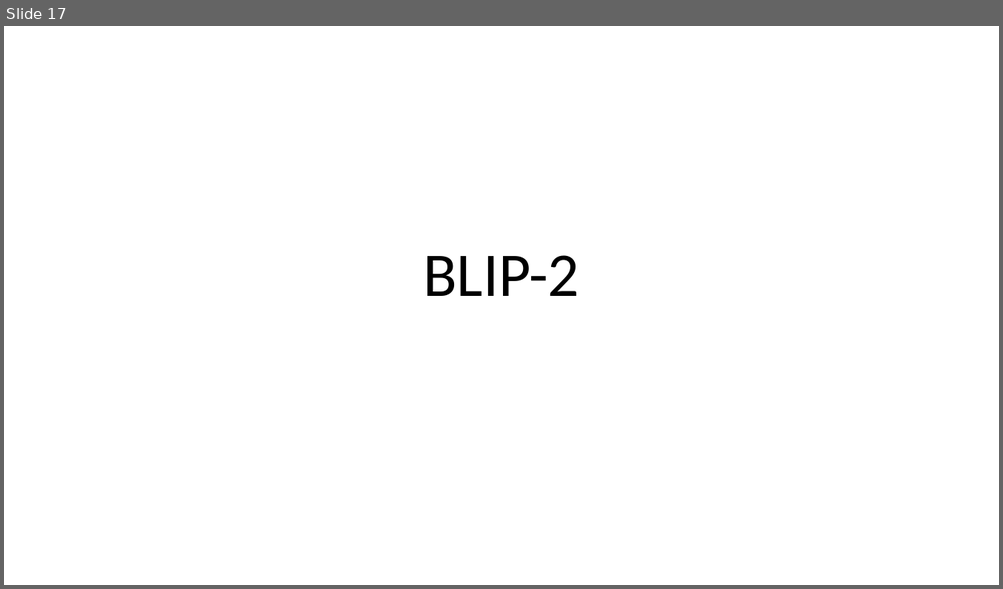
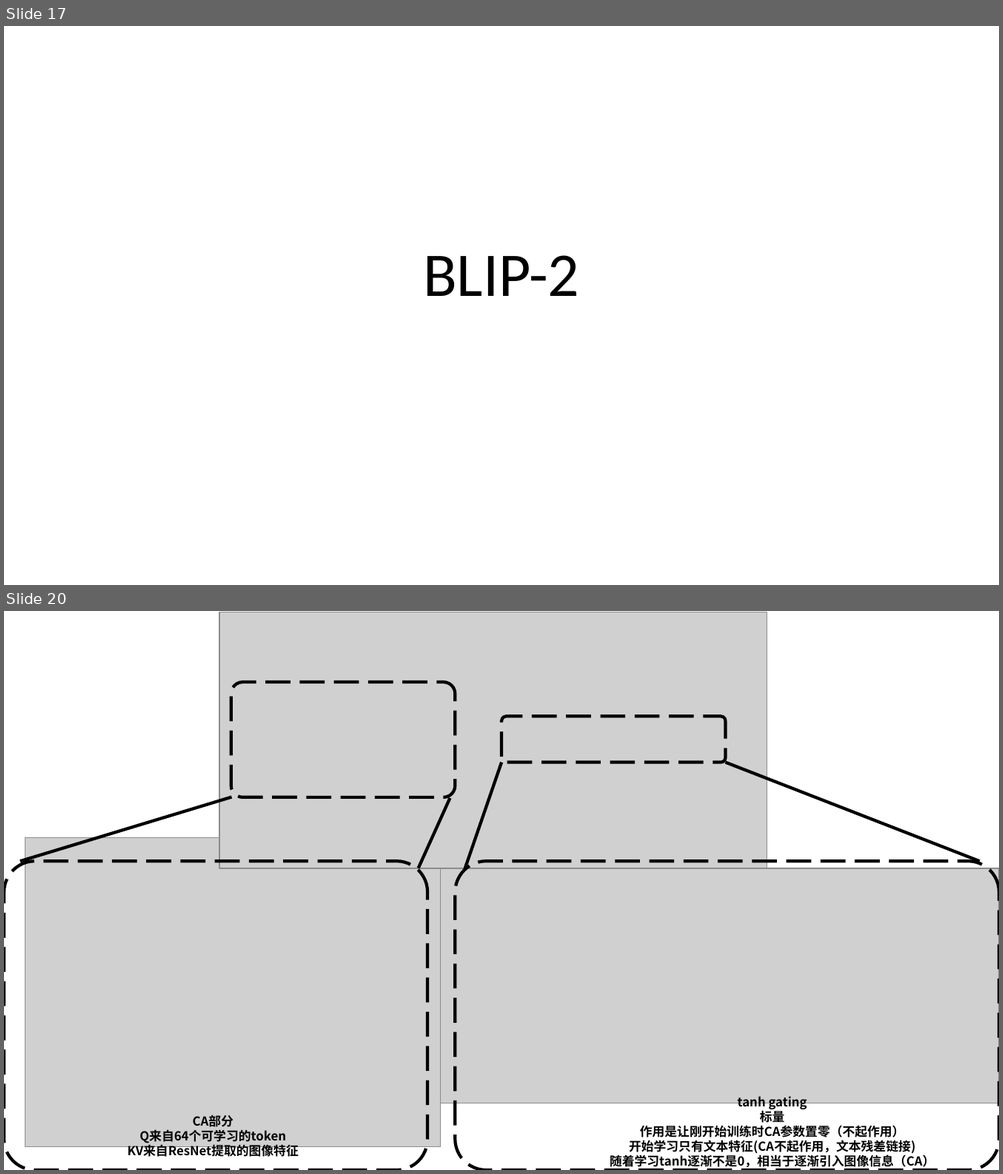
Before and after one commit to Elephant-King9/Paper, a slide deck: Base_Model/VLM+VLLM/论文插图.pptx. Shown one above the other, each under a label of ours: slide 17 before the commit, slides 17 and 20 after it; the slides between them are not shown. The pictures are 1003x589 and 1003x1174 pixels, drawn with LibreOffice and Linux fonts; fonts in the diff are those of the drawing; grey boxes stand for pictures. Boxes give left, top, right and bottom in pixels: in the first picture for what was removed or moved away, otherwise in the second. Text is boxed around its words. In the diff, an @@ line names an element or a change of style, - is before the commit and + after.

```diff
--- a/Base_Model/VLM+VLLM/论文插图.pptx
+++ b/Base_Model/VLM+VLLM/论文插图.pptx
@@ slide 20 added at [4, 611, 999, 1170], background #FFFFFF @@
@@ picture added at [219, 612, 766, 869] @@
@@ rounded rectangle added at [231, 682, 455, 797], outline #000000 3 pt dashed @@
@@ rounded rectangle added at [502, 716, 726, 763], outline #000000 3 pt dashed @@
@@ line added from (464, 869) to (502, 763), #000000 3 pt @@
@@ line added from (979, 862) to (726, 763), #000000 3 pt @@
@@ line added from (20, 862) to (232, 797), #000000 3 pt @@
@@ line added from (418, 869) to (450, 798), #000000 3 pt @@
@@ picture added at [25, 838, 440, 1147] @@
@@ rounded rectangle added at [4, 861, 428, 1170], outline #000000 3 pt dashed @@
@@ picture added at [441, 869, 999, 1103] @@
@@ rounded rectangle added at [455, 861, 999, 1170], outline #000000 3 pt dashed @@
@@ text added at [609, 1096, 934, 1170], 12 pt, text #000000, bold @@
+tanh gating
+标量
+作用是让刚开始训练时CA参数置零（不起作用）
+开始学习只有文本特征(CA不起作用，文本残差链接)
+随着学习tanh逐渐不是0，相当于逐渐引入图像信息（CA）
@@ text added at [128, 1115, 299, 1159], 12 pt, text #000000, bold @@
+CA部分
+Q来自64个可学习的token
+KV来自ResNet提取的图像特征
```
Also in this commit, not shown: 1 slide changed, 3 other slides added, 1 slide removed, 7 other files.
